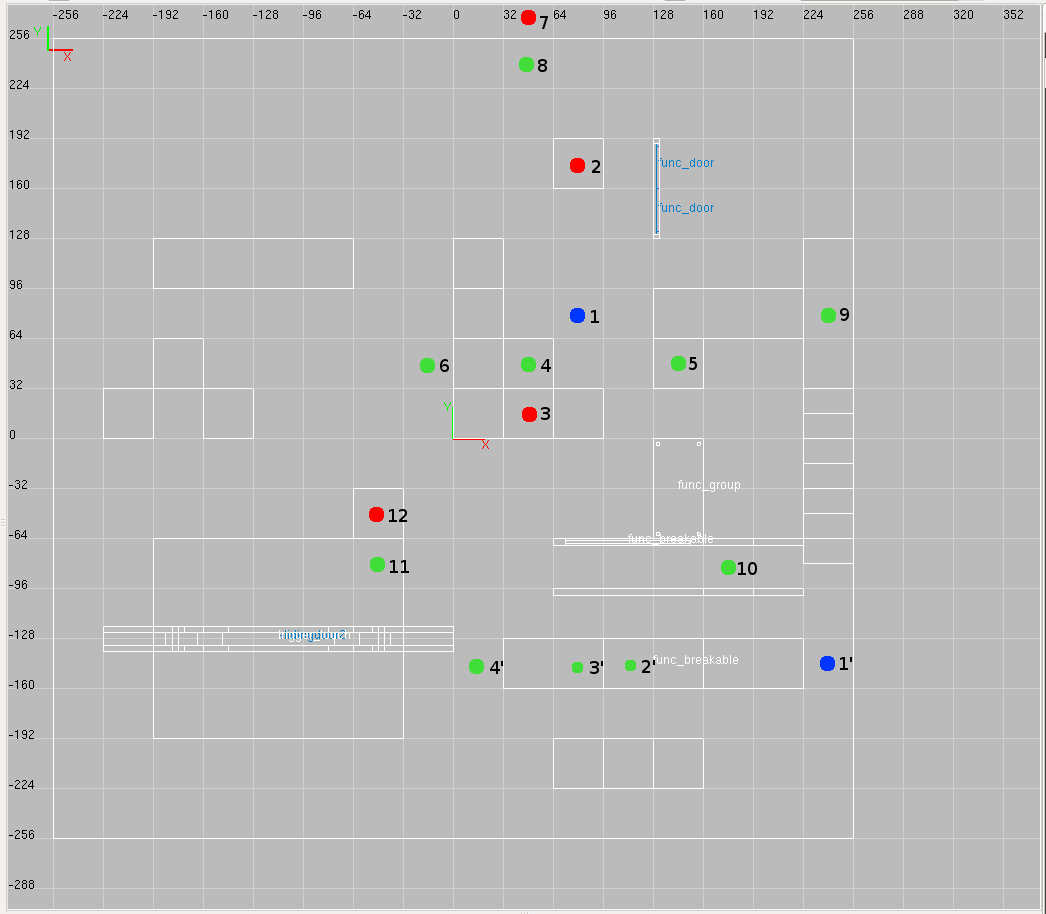
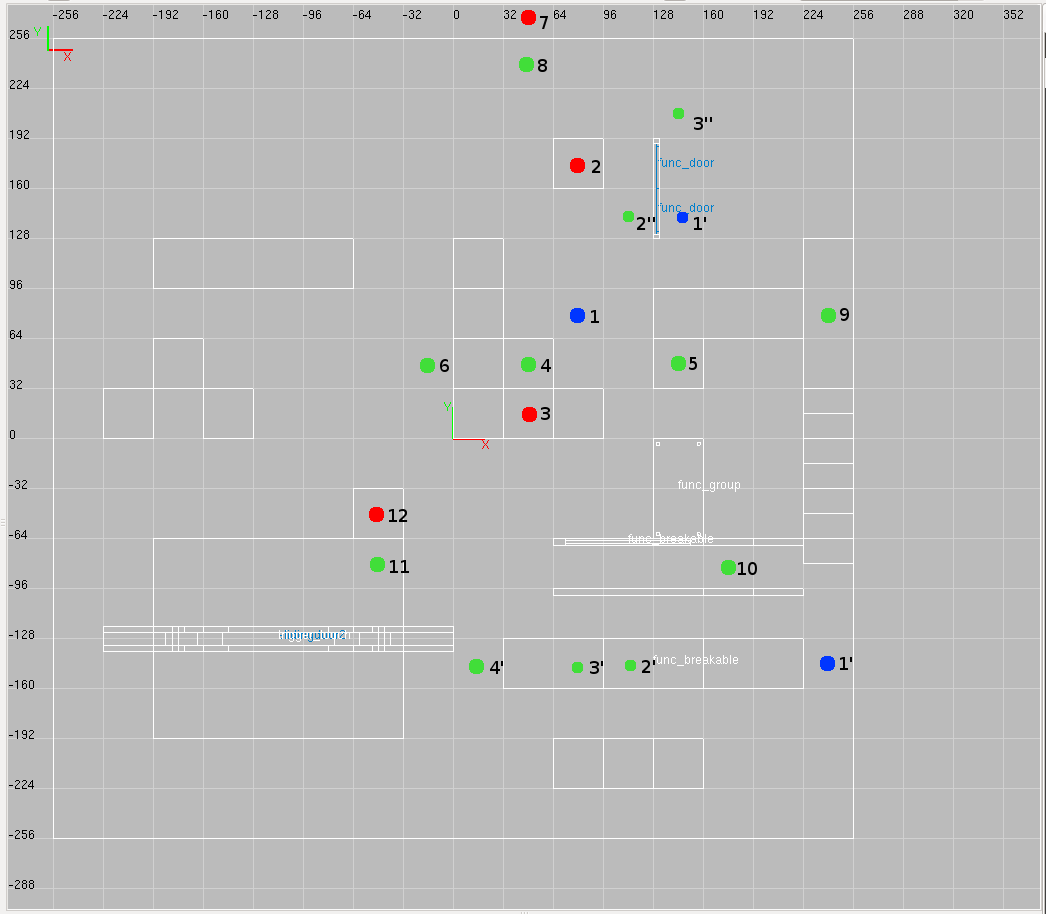
The second 1046×914 image is a revision of the first. Changes to its layers:
added layer "3''" above "2''" over 694, 117, 712, 130
added layer "2''" above "1''" over 637, 217, 655, 230
added layer "1''" above "markers" over 694, 217, 706, 230
painted on "markers" over 623, 108, 688, 223
